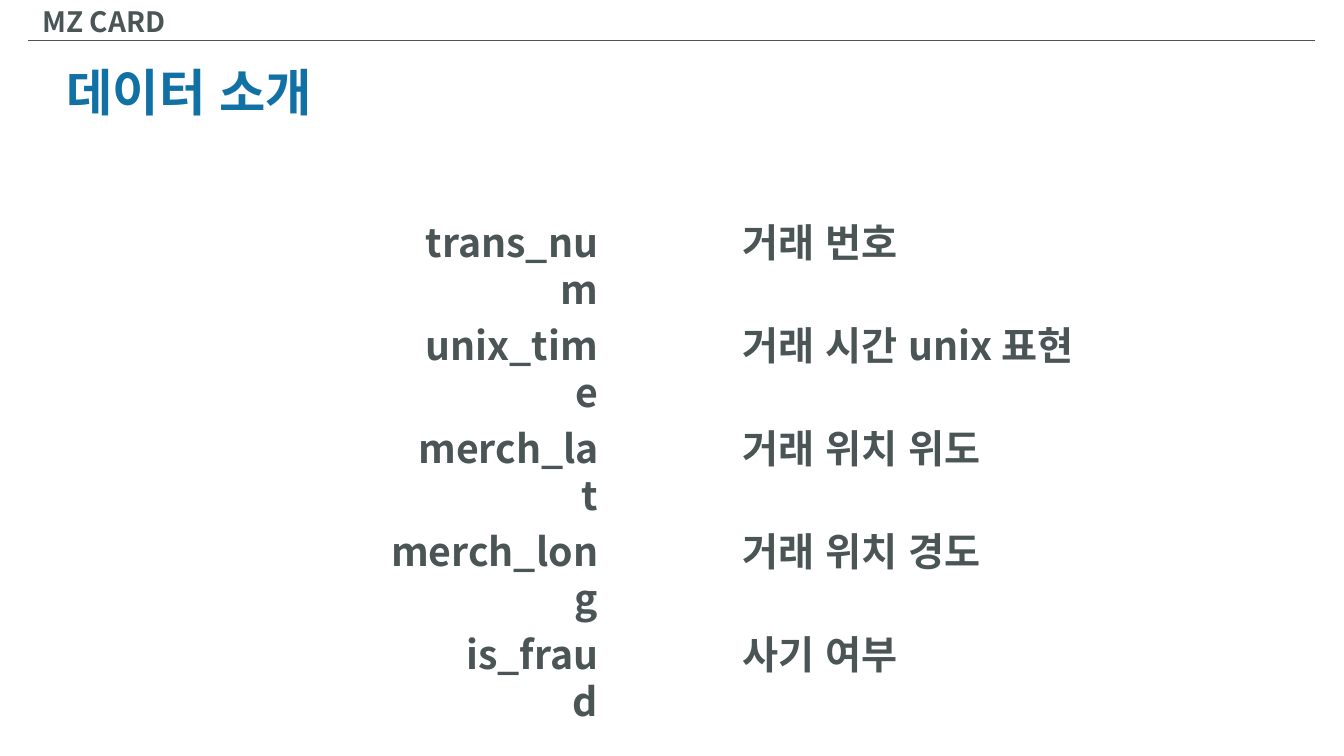
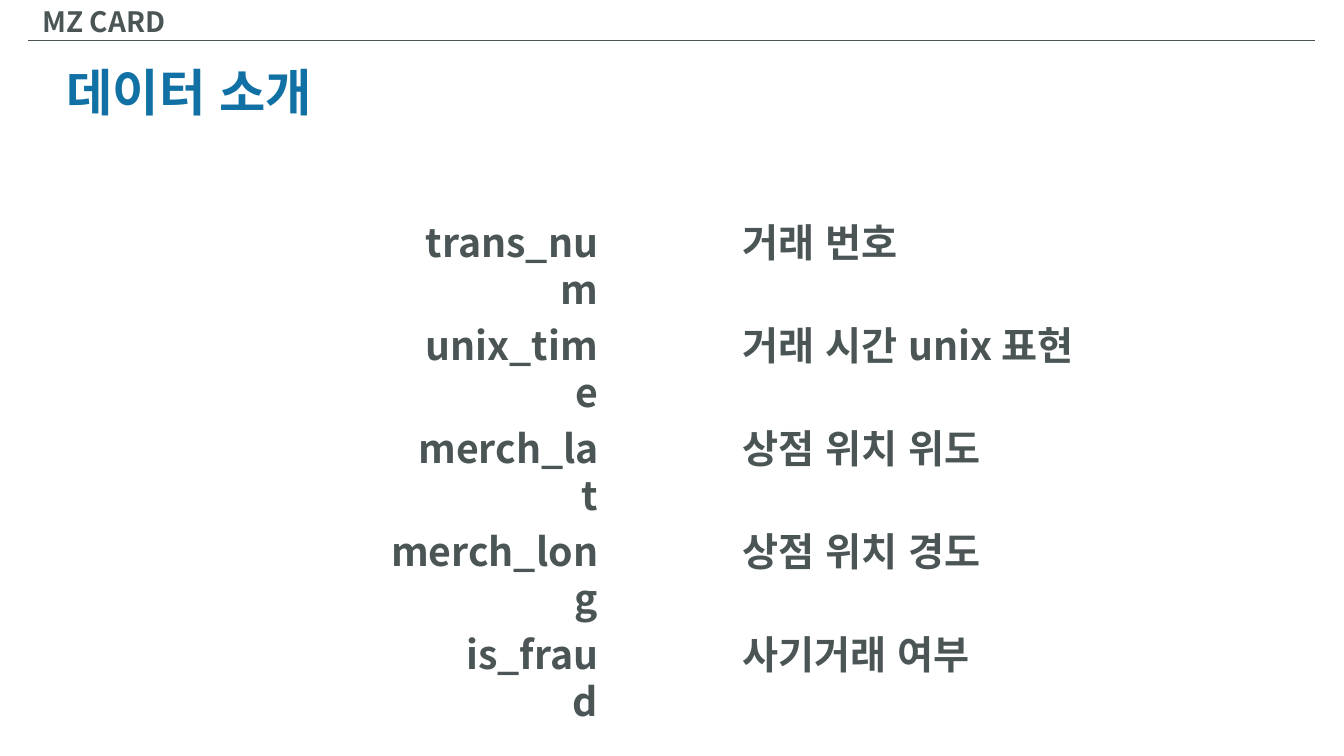
Before and after one commit to InjaeJayLee/mzcard, a slide deck: slide 9 of MZCARD.pptx. Drawn at 1344x756 pixels with LibreOffice and Linux fonts; fonts in the diff are those of the drawing. Boxes give left, top, right and bottom in pixels: in the first picture for what was removed or moved away, otherwise in the second. Text is boxed around its words. In the diff, an @@ line names an element or a change of style, - is before the commit and + after.

```diff
--- a/MZCARD.pptx
+++ b/MZCARD.pptx
@@ text at [742,430,980,467]: text changed @@
-거래 위치 위도
+상점 위치 위도
@@ text at [742,533,980,570]: text changed @@
-거래 위치 경도
+상점 위치 경도
@@ text at [742,636,969,673]: text changed @@
-사기 여부
+사기거래 여부
```
Also in this commit, not shown: 12 other slides changed, 17 slides added, 1 slide removed, 1 other file.
